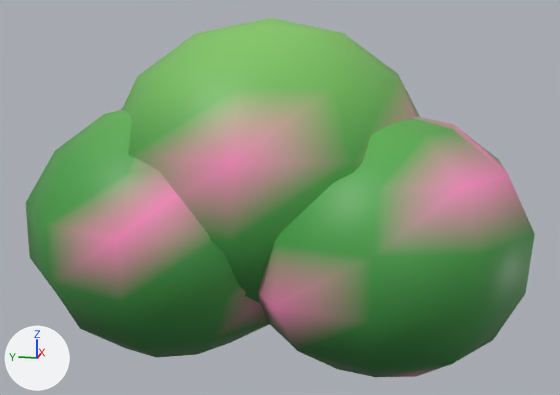
What one commit did to the glTF model godot/assets/models/inel1/tufa_2.glb.
Camera for both pictures: a 50 mm lens placed at (-1.736, -0.368, 0.732), pointed at (-0.029, -0.026, 0.305). Every picture has the same lights, and +X, +Y and +Z are marked at lower left. The first picture is the older version.

Before the edit, the objects in view are built like this:
```python
me_tufa_2 = bpy.data.meshes.new('tufa_2')
me_tufa_2.from_pydata(...)  # 186 vertices, 360 faces; spans x -0.415..0.367, y -0.572..0.528, z -0.053..0.708
me_tufa_2.materials.append(mat_defaultmaterial)
ob_tufa_2 = bpy.data.objects.new('tufa_2', me_tufa_2)
ob_tufa_2.location = (0.0, 0.0, 0.0)
```
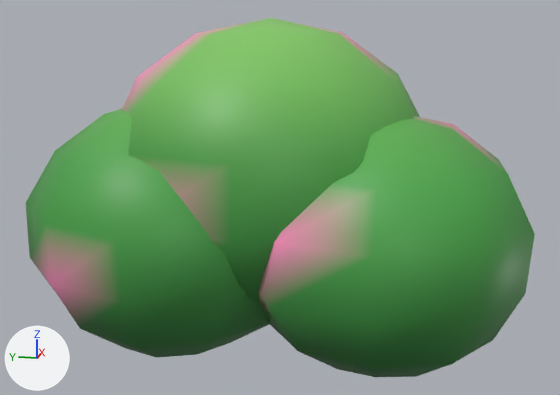
What differs and where, as boxes [x1, y1, x2, y2] in the pictures (560 x 395 px):
part 1 of me_tufa_2, recoloured: [30, 23, 534, 377] in both

What changed in the scene script:
```text
Change me_tufa_2:
    where me_tufa_2.from_pydata(...)  # 186 vertices, 360 faces; spans x -0.415..0.367, y -0.572..0.528, z -0.053..0.708
    used by ob_tufa_2; location = (0.0, 0.0, 0.0)
    me_tufa_2 part 1: 179 faces centred in x -0.39..0.345, y -0.568..0.503, z -0.034..0.686 are repainted in the vertex colours, in many colours
```
